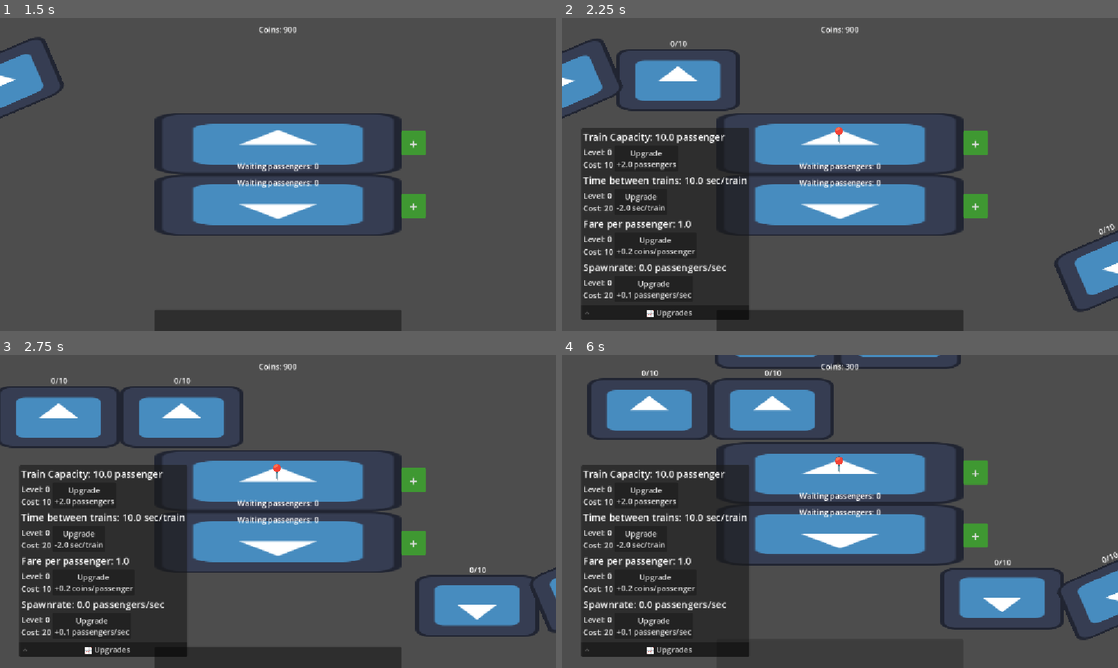
Above: before the commit, frames 1-4 (two rows, left to right).
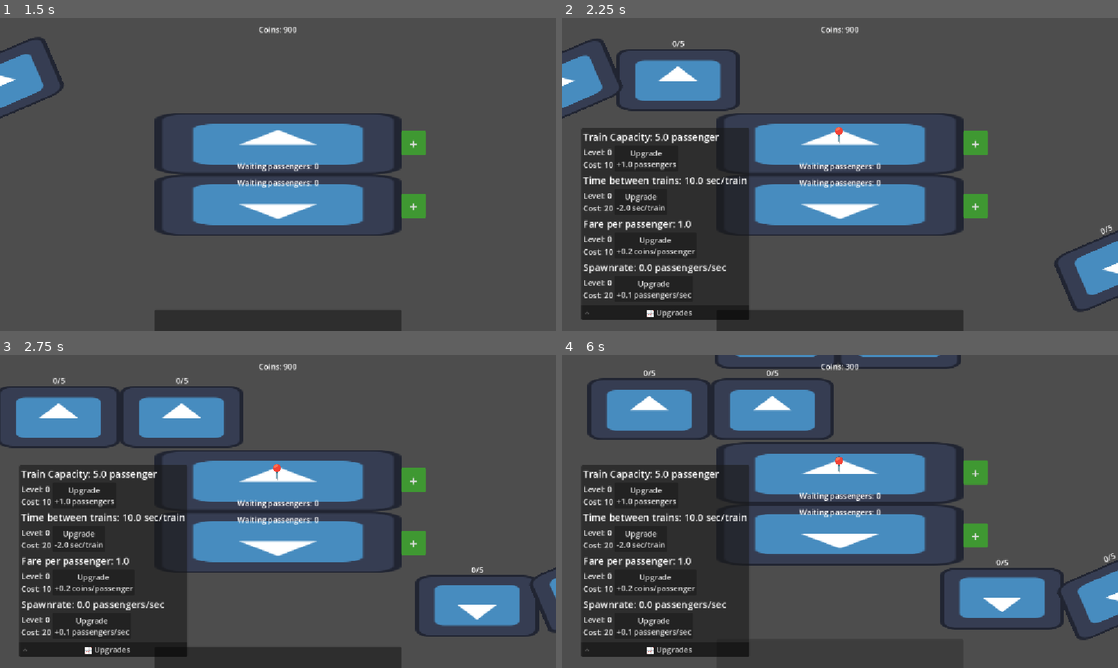
Above: after the commit, the same moments.

Repository: iamagoodperson-yay/rail-clicker
Game: Godot game, scene res://scenes/main.tscn
The game is run twice, just before and just after one commit, with the same random seed, the same clock (stepped at 60 frames per second) and the same inputs. The engine's default icon, where the game draws it, is replaced by a stand-in: a white triangle on a blue panel in a dark square.
Inputs (mouse positions are in pixels of both pictures, inside the frame that each line leads up to):
- Up to frame 1 (1.5 s): click "Buy New Platform: 0" at 0.5 s; click "Buy New Platform: 100" at 1.25 s
- Up to frame 2 (2.25 s): tap Enter at 2 s; move the mouse to (840, 143) at 2.02 s; hold Right from 2.03 s (still down); tap Alt at 2.1 s; click (840, 143) at 2.17 s
- Up to frame 3 (2.75 s): keep holding Right
- Up to frame 4 (6 s): move the mouse to (840, 542) at 2.77 s; release Right at 2.78 s; hold Down (ui_down) 2.78-3.5 s; tap Shift at 2.85, 5.85 s; click (840, 542) at 2.92 s; click "Buy New Platform: 200" at 3.5 s; click "Buy New Platform: 400" at 4.25 s; move the mouse to (840, 420) at 5.02 s; hold Right 5.03-5.78 s; tap Alt at 5.1 s; click (840, 420) at 5.17 s; move the mouse to (840, 483) at 5.77 s; hold Up (ui_up) from 5.78 s (still down); click (840, 483) at 5.92 s

Frame 1 is identical in both runs. In frame 2, 0.3% of the frame differs, in the area x 10-100%, y 7-70%; in frame 3, 0.3%; in frame 4, 0.4%, in the area x 10-100%, y 4-68%.

Commit message:
split the 2 cars apart such that they have their own capacity

Diff:
--- a/scenes/passenger.tscn
+++ b/scenes/passenger.tscn
@@ -15,6 +15,7 @@
 
 [node name="NavigationAgent2D" type="NavigationAgent2D" parent="." unique_id=491004969]
 path_desired_distance = 4.0
+avoidance_enabled = true
 
 [node name="Sprite2D" type="Sprite2D" parent="." unique_id=2071598969]
 scale = Vector2(0.99999994, 0.99999994)
--- a/scenes/train.tscn
+++ b/scenes/train.tscn
@@ -2,6 +2,7 @@
 
 [ext_resource type="Script" uid="uid://dnykljyee1lxx" path="res://scripts/leading_train_path.gd" id="1_68jl8"]
 [ext_resource type="Texture2D" uid="uid://cgcqmtok1vfwm" path="res://icon.svg" id="2_d43s7"]
+[ext_resource type="Script" uid="uid://cd5k7epogqa75" path="res://scripts/navigation_obstacle_2d.gd" id="2_o1hdh"]
 [ext_resource type="Script" uid="uid://cffqcpdrdv5vo" path="res://scripts/train_area_2d.gd" id="3_6b7q7"]
 [ext_resource type="Script" uid="uid://enfy3c83003y" path="res://scripts/follow_train_path.gd" id="4_muh0j"]
 
@@ -20,21 +21,27 @@
 material = SubResource("ShaderMaterial_o6xl0")
 curve = SubResource("Curve2D_sugp2")
 
-[node name="PathFollow2D" type="PathFollow2D" parent="." unique_id=1926359726]
+[node name="PathFollow2D1" type="PathFollow2D" parent="." unique_id=1926359726]
 position = Vector2(1027.5178, 0)
 progress = 1058.3066
 loop = false
 script = ExtResource("1_68jl8")
 
-[node name="Train" type="Sprite2D" parent="PathFollow2D" unique_id=1354929336]
+[node name="NavigationObstacle2D" type="NavigationObstacle2D" parent="PathFollow2D1" unique_id=1024884172]
+position = Vector2(0.48217773, 0)
+scale = Vector2(2, 1)
+vertices = PackedVector2Array(-64, -64, -64, 64, 64, 64, 64, -64)
+script = ExtResource("2_o1hdh")
+
+[node name="Train" type="Sprite2D" parent="PathFollow2D1" unique_id=1354929336]
 scale = Vector2(2, 1)
 texture = ExtResource("2_d43s7")
 
-[node name="Control" type="Control" parent="PathFollow2D" unique_id=1746536662]
+[node name="Control" type="Control" parent="PathFollow2D1" unique_id=1746536662]
 layout_mode = 3
 anchors_preset = 0
 
-[node name="Label" type="Label" parent="PathFollow2D/Control" unique_id=1442841492]
+[node name="Label" type="Label" parent="PathFollow2D1/Control" unique_id=1442841492]
 layout_mode = 0
 offset_left = -24.481628
 offset_top = -87.0
@@ -45,10 +52,10 @@
 vertical_alignment = 1
 metadata/_edit_use_anchors_ = true
 
-[node name="TrainArea2D" type="Area2D" parent="PathFollow2D" unique_id=452793502]
+[node name="TrainArea2D" type="Area2D" parent="PathFollow2D1" unique_id=452793502]
 script = ExtResource("3_6b7q7")
 
-[node name="CollisionShape2D" type="CollisionShape2D" parent="PathFollow2D/TrainArea2D" unique_id=1480783289]
+[node name="CollisionShape2D" type="CollisionShape2D" parent="PathFollow2D1/TrainArea2D" unique_id=1480783289]
 position = Vector2(0, -4)
 shape = SubResource("RectangleShape2D_d3t8h")
 
@@ -57,7 +64,13 @@
 progress = 803.27057
 loop = false
 script = ExtResource("4_muh0j")
-leading = NodePath("../PathFollow2D")
+leading = NodePath("../PathFollow2D1")
+
+[node name="NavigationObstacle2D" type="NavigationObstacle2D" parent="PathFollow2D2" unique_id=61349346]
+position = Vector2(0.48217773, 0)
+scale = Vector2(2, 1)
+vertices = PackedVector2Array(-64, -64, -64, 64, 64, 64, 64, -64)
+affect_navigation_mesh = true
 
 [node name="Train" type="Sprite2D" parent="PathFollow2D2" unique_id=2004547373]
 scale = Vector2(2, 1)
--- a/scripts/camera_2d.gd
+++ b/scripts/camera_2d.gd
@@ -4,7 +4,6 @@
 var max_speed = 1000.0
 var accel = 25.0
 
-# Called every frame. 'delta' is the elapsed time since the previous frame.
 func _process(delta: float) -> void:
 	if Input.is_key_pressed(KEY_W) or Input.is_action_pressed('ui_up'):
 		offset.y -= speed * delta
--- a/scripts/fare_container.gd
+++ b/scripts/fare_container.gd
@@ -3,7 +3,6 @@
 @onready var top_label = $'TopContainer/Label'
 @onready var btm_label = $'BottomContainer/Label'
 @onready var button = $'BottomContainer/Button'
-@onready var error_label = get_node("/root/main/UI/ErrorLabel")
 
 var obj: Event.upgradable
 
--- a/scripts/follow_train_path.gd
+++ b/scripts/follow_train_path.gd
@@ -9,7 +9,7 @@
 var flipped = false
 
 func _process(delta: float) -> void:
-	label.text = '%s/%s' % [plat_node.train_passengers, int(plat_node.train_capacity.amt)]
+	label.text = '%s/%s' % [plat_node.train_passengers[1], int(plat_node.train_capacity.amt)]
 	if flipped:
 		control.rotation = PI
 	if leading.progress_ratio == 1.0:
--- a/scripts/leading_train_path.gd
+++ b/scripts/leading_train_path.gd
@@ -23,7 +23,7 @@
 
 func _process(delta: float) -> void:
 	if plat_node.active:
-		label.text = '%s/%s' % [plat_node.train_passengers, int(plat_node.train_capacity.amt)]
+		label.text = '%s/%s' % [plat_node.train_passengers[0], int(plat_node.train_capacity.amt)]
 		linear_progress(delta)
 		if flipped:
 			control.rotation = PI
@@ -53,15 +53,21 @@
 		progress_ratio = 1.0
 		speed = 0.0
 		state = "e"
-		Event.money += plat_node.train_passengers * plat_node.fare.amt
+		for passengers in plat_node.train_passengers:
+			Event.money += passengers * plat_node.fare.amt
 		wait_at_end()
 
 
 func wait_at_stop_point():
 	plat_node.train_arrived = true
+	var capacity = plat_node.train_capacity.amt
 	var timer = get_tree().create_timer(15.0)
 	while timer.time_left > 0:
-		if plat_node.train_passengers >= plat_node.train_capacity.amt:
+		var filled = 0
+		for passengers in plat_node.train_passengers:
+			if passengers >= capacity:
+				filled += 1
+		if filled == plat_node.train_passengers.size():
 			break
 		await get_tree().process_frame
 	state = "a"
@@ -76,7 +82,8 @@
 			break
 	if plat_node.train_wait.amt != wait:
 		wait_at_end()
-	plat_node.train_passengers = 0
+	for i in range(plat_node.train_passengers.size()):
+		plat_node.train_passengers[i] = 0
 	progress_ratio = 0.0
 	speed = max_speed
 	state = "c"
--- /dev/null
+++ b/scripts/navigation_obstacle_2d.gd
@@ -0,0 +1,10 @@
+extends NavigationObstacle2D
+
+var previous_position: Vector2
+
+func _ready():
+	previous_position = global_position
+
+func _physics_process(delta):
+	velocity = (global_position - previous_position) / delta
+	previous_position = global_position
--- a/scripts/passenger.gd
+++ b/scripts/passenger.gd
@@ -12,11 +12,13 @@
 var plat_size: Vector2
 const plat_padding = 24
 
+@onready var nav_agent: NavigationAgent2D = $NavigationAgent2D
 var trains: Array[Node]
-@onready var nav_agent: NavigationAgent2D = $NavigationAgent2D
+var active_trains: Array[bool]
 
 func _ready():
 	add_to_group('passengers')
+	nav_agent.velocity_computed.connect(_on_velocity_computed)
 
 func start(plat_hitbox_ref, trains_ref):
 	plat_hitbox = plat_hitbox_ref
@@ -45,19 +47,22 @@
 		action = randi_range(1,3)
 		await get_tree().create_timer(randf_range(1.5, 5)).timeout
 
-func board_train():
-	if not active or boarding:
+func board_train(array: Array[bool]):
+	if not active or active_trains == array:
 		return
+	active_trains = array
 
 	var closest_train: Node2D
 	var distance = INF
 
-	for train in trains:
-		var dist = global_position.distance_to(train.global_position)
+	for i in range(active_trains.size()):
+		if active_trains[i]:
+			var train = trains[i]
+			var dist = global_position.distance_to(train.global_position)
 
-		if dist < distance:
-			distance = dist
-			closest_train = train
+			if dist < distance:
+				distance = dist
+				closest_train = train
 
 	boarding = true
 	nav_agent.target_position = closest_train.global_position
@@ -89,7 +94,9 @@
 	if boarding:
 		var next_pos = nav_agent.get_next_path_position()
 		var direction = global_position.direction_to(next_pos)
-		velocity = direction * speed
+		var desired_velocity = direction * speed
+
+		nav_agent.velocity = desired_velocity
 		rotation = move_toward(rotation, direction.rotated(PI/2).angle(), delta)
 
 	else:
@@ -107,3 +114,8 @@
 		keep_to_plat_hitbox()
 
 	move_and_slide()
+
+func _on_velocity_computed(safe_velocity: Vector2):
+	if boarding:
+		velocity = safe_velocity
+		move_and_slide()
--- a/scripts/platform.gd
+++ b/scripts/platform.gd
@@ -18,7 +18,7 @@
 
 var train_arrived = false
 var passenger_count = 0
-var train_passengers = 0
+var train_passengers: Array[int]
 
 func _ready():
 	nav_region.visible = false
@@ -27,8 +27,8 @@
 	selected_label.visible = false
 	buy_btn_control.visible = true
 
-	train_capacity.base_amt = 10.0
-	train_capacity.amt_inc = 2.0
+	train_capacity.base_amt = 5.0
+	train_capacity.amt_inc = 1.0
 	train_wait.base_amt = 10.0
 	train_wait.amt_inc = -2.0
 	train_wait.base_cost = 20.0
@@ -38,6 +38,9 @@
 	spawnrate.base_amt = 0.0
 	spawnrate.amt_inc = 0.1
 	spawnrate.base_cost = 20.0
+
+	for _i in range(path2d.get_child_count()):
+		train_passengers.append(0)
 
 func activate(flip: bool):
 	active = true
--- a/scripts/spawn_container.gd
+++ b/scripts/spawn_container.gd
@@ -3,7 +3,6 @@
 @onready var top_label = $'TopContainer/Label'
 @onready var btm_label = $'BottomContainer/Label'
 @onready var button = $'BottomContainer/Button'
-@onready var error_label = get_node("/root/main/UI/ErrorLabel")
 
 var obj: Event.upgradable
 
--- a/scripts/spawn_passengers.gd
+++ b/scripts/spawn_passengers.gd
@@ -21,8 +21,11 @@
 		spawn()
 
 func train_arrived():
+	var active: Array[bool] = []
+	for active_train in plat_node.train_passengers:
+		active.append(active_train < plat_node.train_capacity.amt)
 	for passenger in get_children():
-		passenger.board_train()
+		passenger.board_train(active)
 
 func train_departed():
 	for passenger in get_children():
--- a/scripts/train_area_2d.gd
+++ b/scripts/train_area_2d.gd
@@ -1,12 +1,18 @@
 extends Area2D
 
 @onready var plat_node = $"../../../../.."
+@onready var index = int(str(get_parent().name)[-1]) -1
+@onready var obstacle = $"../NavigationObstacle2D"
 
 func _ready():
+	obstacle.avoidance_enabled = true
 	body_entered.connect(_on_body_entered)
 
 func _on_body_entered(body):
 	if body.is_in_group("passengers") and plat_node.train_arrived:
-		plat_node.passenger_count -= 1
-		plat_node.train_passengers += 1
-		body.boarded()
+		if plat_node.train_passengers[index] < plat_node.train_capacity.amt:
+			plat_node.passenger_count -= 1
+			plat_node.train_passengers[index] += 1
+			body.boarded()
+			if plat_node.train_passengers[index] == plat_node.train_capacity.amt:
+				obstacle.avoidance_enabled = true
--- a/scripts/wait_container.gd
+++ b/scripts/wait_container.gd
@@ -3,7 +3,6 @@
 @onready var top_label = $'TopContainer/Label'
 @onready var btm_label = $'BottomContainer/Label'
 @onready var button = $'BottomContainer/Button'
-@onready var error_label = get_node("/root/main/UI/ErrorLabel")
 
 var obj: Event.upgradable
 
Not shown, added: scripts/navigation_obstacle_2d.gd.uid
